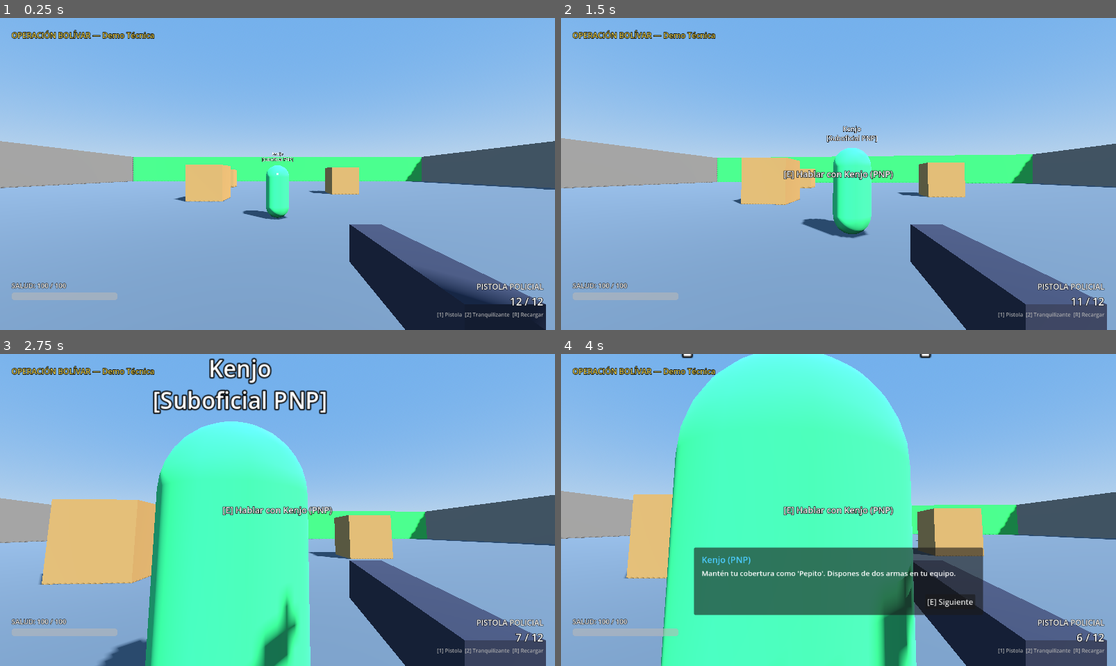
Above: before the commit, frames 1-4 (two rows, left to right).
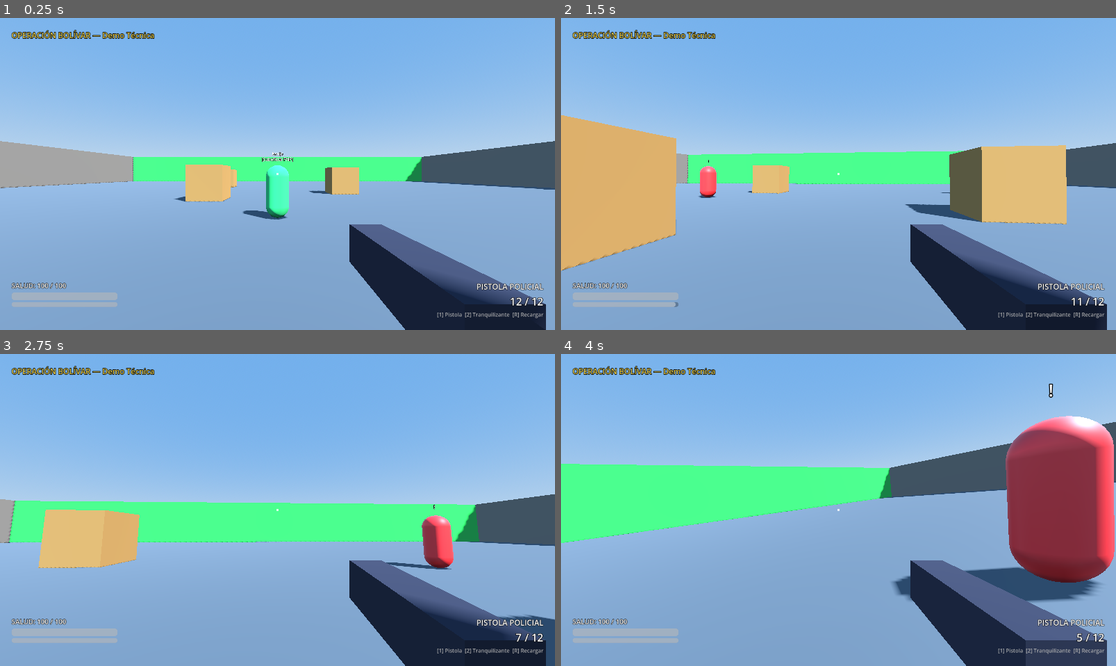
Above: after the commit, the same moments.

Repository: Juanguz095/juegaso3D
Game: Godot game, scene res://scenas/mundo/nivel_demo.tscn
Same seed, same stepped clock (60 frames per second), same inputs: the game is played once before the commit and once after it.
Inputs (mouse positions are in pixels of both pictures, inside the frame that each line leads up to):
- Up to frame 1 (0.25 s): no input
- Up to frame 2 (1.5 s): tap Enter (ui_accept) at 0.5 s; move the mouse to (866, 174) at 0.52 s; hold Shift (correr) 0.53-1.28 s; hold W (mover_adelante) from 0.53 s (still down); tap Ctrl (agacharse) at 0.6 s; click (866, 174) at 0.67 s; tap Space (saltar) at 0.77 s; move the mouse to (810, 174) at 1.27 s; tap Shift (correr) at 1.35 s
- Up to frame 3 (2.75 s): keep holding W (mover_adelante); tap Space (saltar) at 1.52 s; click (249, 510) at 1.55 s; move the mouse to (288, 503) at 2.02 s; press the mouse at (288, 503) at 2.03 s; tap F (interactuar, bound only after the commit) at 2.3 s
- Up to frame 4 (4 s): move the mouse to (832, 516) at 2.77 s; release the mouse at (832, 516) at 2.78 s; tap F (interactuar, bound only after the commit) at 2.85 s; click (832, 516) at 2.92 s; tap Space (saltar) at 3.02, 3.77 s; tap E (interactuar, bound only before the commit) at 3.05 s; move the mouse to (1005, 556) at 3.52 s; release W (mover_adelante) at 3.53 s; hold A (mover_izquierda) from 3.53 s (still down); hold E (interactuar, bound only before the commit) from 3.53 s (still down); click (1005, 556) at 3.67 s; tap G (trepar, bound only after the commit) at 3.8 s

The runs differ from the first frame. In frame 1, 0.3% of the frame differs, in the area x 2-22%, y 91-93%; in frame 2, 21%; in frame 3, 33%; in frame 4, 66%, in the area x 0-100%, y 0-100%.

Commit message:
- Movimiento WASD, sprint (Shift), salto, gravedad - Agacharse (Ctrl): transicion suave, reduce velocidad, bloquea salto - Trepar (G): detecta SuperficieTrepable, mueve jugador al destino - Lean/QE: asomarse izq/der con tilt visual y desplazamiento lateral - Slide (Ctrl+Shift): ráfaga de velocidad al correr y agacharse - Stamina: barra de resistencia, se agota al correr, regenera al 50% - Daño por caída: aplica daño al caer desde alturas mayores a 3 unidades - HUD: barra de salud, barra de stamina, arma y municion - SuperficieTrepable: componente para marcar paredes trepables (verde) - Nivel demo: pared norte marcada como trepable"

Diff:
--- a/scenas/interfaz/hud.tscn
+++ b/scenas/interfaz/hud.tscn
@@ -127,6 +127,12 @@
 value = 100.0
 show_percentage = false
 
+[node name="BarraStamina" type="ProgressBar" parent="ContenedorHUD/Margen/Contenido/Inferior/SaludContainer"]
+custom_minimum_size = Vector2(0, 10)
+layout_mode = 2
+value = 100.0
+show_percentage = false
+
 [node name="Espacio" type="Control" parent="ContenedorHUD/Margen/Contenido/Inferior"]
 layout_mode = 2
 size_flags_horizontal = 3
--- a/scripts/entidades/jugador.gd
+++ b/scripts/entidades/jugador.gd
@@ -6,6 +6,8 @@
 signal prompt_interaccion_cambiado(texto: String)
 signal dialogo_iniciado(hablante: String, lineas: Array[String])
 signal estado_agachado_cambiado(agachado: bool)
+signal dano_por_caida(cantidad: float)
+signal stamina_cambiada(actual: float, maxima: float)
 
 @export var velocidad_caminar: float = 5.0
 @export var velocidad_correr: float = 8.0
@@ -21,6 +23,20 @@
 @export var distancia_trepar: float = 1.5
 @export var altura_max_trepar: float = 2.5
 @export var velocidad_trepar: float = 3.0
+@export_group("Lean (Asomarse)")
+@export var angulo_lean: float = 6.0
+@export var velocidad_lean: float = 8.0
+@export_group("Slide")
+@export var velocidad_slide: float = 12.0
+@export var duracion_slide: float = 0.5
+@export var cooldown_slide: float = 1.0
+@export_group("Daño por caída")
+@export var altura_min_caida: float = 3.0
+@export var factor_dano_caida: float = 10.0
+@export_group("Stamina")
+@export var stamina_maxima: float = 100.0
+@export var velocidad_drenaje_stamina: float = 20.0
+@export var velocidad_regeneracion_stamina: float = 15.0
 
 @onready var pivote_camara: Node3D = $PivoteCamara
 @onready var camara: Camera3D = $PivoteCamara/Camara3D
@@ -45,12 +61,28 @@
 var esta_trepando: bool = false
 var objetivo_trepar: Vector3 = Vector3.ZERO
 
+var lean_objetivo: float = 0.0
+var lean_actual: float = 0.0
+var posicion_original_camara: Vector3
+
+var en_slide: bool = false
+var tiempo_slide: float = 0.0
+var tiempo_ultimo_slide: float = -10.0
+var direccion_slide: Vector3 = Vector3.ZERO
+
+var en_aire: bool = false
+var altura_despegue: float = 0.0
+var stamina_actual: float = 100.0
+var stamina_agotada: bool = false
+
 func _ready() -> void:
 	_asegurar_mapeo_entradas()
 	capturar_raton(true)
 	_inicializar_armas()
 	_actualizar_datos_arma_ui()
 	componente_salud.murio.connect(_al_morir)
+	posicion_original_camara = pivote_camara.position
+	stamina_actual = stamina_maxima
 
 func _input(event: InputEvent) -> void:
 	if event is InputEventMouseMotion and raton_capturado and not en_dialogo:
@@ -81,9 +113,24 @@
 func _physics_process(delta: float) -> void:
 	_procesar_agacharse(delta)
 	_procesar_trepar(delta)
+	_procesar_slide(delta)
+	_procesar_dano_caida()
+	_procesar_lean(delta)
+	_procesar_stamina(delta)
 
 	if not esta_trepando and not is_on_floor():
 		velocity.y -= gravedad * delta
+		if not en_aire:
+			en_aire = true
+			altura_despegue = global_position.y
+	else:
+		if en_aire:
+			var caida: float = altura_despegue - global_position.y
+			if caida > altura_min_caida:
+				var dano: float = (caida - altura_min_caida) * factor_dano_caida
+				componente_salud.recibir_dano(dano)
+				dano_por_caida.emit(dano)
+			en_aire = false
 
 	if en_dialogo:
 		velocity.x = move_toward(velocity.x, 0.0, velocidad_caminar)
@@ -102,7 +149,10 @@
 	var input_dir: Vector2 = Input.get_vector("mover_izquierda", "mover_derecha", "mover_adelante", "mover_atras")
 	var direccion: Vector3 = (transform.basis * Vector3(input_dir.x, 0, input_dir.y)).normalized()
 
-	if direccion != Vector3.ZERO:
+	if en_slide:
+		velocity.x = direccion_slide.x * velocidad_slide
+		velocity.z = direccion_slide.z * velocidad_slide
+	elif direccion != Vector3.ZERO:
 		velocity.x = direccion.x * velocidad_actual
 		velocity.z = direccion.z * velocidad_actual
 	else:
@@ -163,10 +213,8 @@
 	arma.municion_actual -= 1
 	municion_actualizada.emit(arma.municion_actual, arma.municion_maxima)
 
-	# Retroceso visual sutil
 	pivote_camara.rotation.x += deg_to_rad(1.0)
 
-	# Raycast de impacto
 	rayo_disparo.target_position = Vector3(0, 0, -arma.alcance)
 	rayo_disparo.force_raycast_update()
 
@@ -247,7 +295,7 @@
 func _obtener_velocidad_actual() -> float:
 	if esta_agachado:
 		return velocidad_agachado
-	if Input.is_action_pressed("correr"):
+	if Input.is_action_pressed("correr") and not stamina_agotada and stamina_actual > 0.0:
 		return velocidad_correr
 	return velocidad_caminar
 
@@ -297,6 +345,71 @@
 	global_position = objetivo_trepar
 	velocity = Vector3.ZERO
 
+func _procesar_lean(delta: float) -> void:
+	if en_slide or esta_trepando:
+		lean_objetivo = 0.0
+	else:
+		if Input.is_action_pressed("lean_izquierda"):
+			lean_objetivo = angulo_lean
+		elif Input.is_action_pressed("lean_derecha"):
+			lean_objetivo = -angulo_lean
+		else:
+			lean_objetivo = 0.0
+
+	lean_actual = lerpf(lean_actual, lean_objetivo, delta * velocidad_lean)
+	pivote_camara.rotation.z = deg_to_rad(lean_actual)
+	pivote_camara.position.x = posicion_original_camara.x - lean_actual * 0.15
+
+func _procesar_slide(delta: float) -> void:
+	if en_slide:
+		tiempo_slide -= delta
+		if tiempo_slide <= 0.0:
+			_en_finalizar_slide()
+		return
+
+	if Input.is_action_just_pressed("agacharse") and Input.is_action_pressed("correr") and is_on_floor():
+		_iniciar_slide()
+
+func _iniciar_slide() -> void:
+	var tiempo_actual: float = Time.get_ticks_msec() / 1000.0
+	if tiempo_actual - tiempo_ultimo_slide < cooldown_slide:
+		return
+
+	var input_dir: Vector2 = Input.get_vector("mover_izquierda", "mover_derecha", "mover_adelante", "mover_atras")
+	if input_dir == Vector2.ZERO:
+		return
+
+	en_slide = true
+	tiempo_slide = duracion_slide
+	tiempo_ultimo_slide = tiempo_actual
+	direccion_slide = (transform.basis * Vector3(input_dir.x, 0, input_dir.y)).normalized()
+	esta_agachado = true
+	estado_agachado_cambiado.emit(true)
+
+func _en_finalizar_slide() -> void:
+	en_slide = false
+	esta_agachado = false
+	estado_agachado_cambiado.emit(false)
+
+func _procesar_dano_caida() -> void:
+	pass
+
+func _procesar_stamina(delta: float) -> void:
+	var input_dir: Vector2 = Input.get_vector("mover_izquierda", "mover_derecha", "mover_adelante", "mover_atras")
+	var moviendose: bool = input_dir != Vector2.ZERO and is_on_floor()
+	var corriendo: bool = Input.is_action_pressed("correr") and not esta_agachado and not stamina_agotada and stamina_actual > 0.0
+
+	if corriendo and moviendose and not esta_agachado:
+		stamina_actual = maxf(stamina_actual - velocidad_drenaje_stamina * delta, 0.0)
+		if stamina_actual <= 0.0:
+			stamina_agotada = true
+	else:
+		stamina_actual = minf(stamina_actual + velocidad_regeneracion_stamina * delta, stamina_maxima)
+		if stamina_agotada and stamina_actual >= stamina_maxima * 0.5:
+			stamina_agotada = false
+
+	stamina_cambiada.emit(stamina_actual, stamina_maxima)
+
 func _asegurar_mapeo_entradas() -> void:
 	_agregar_tecla("mover_adelante", KEY_W)
 	_agregar_tecla("mover_atras", KEY_S)
@@ -304,12 +417,14 @@
 	_agregar_tecla("mover_derecha", KEY_D)
 	_agregar_tecla("saltar", KEY_SPACE)
 	_agregar_tecla("correr", KEY_SHIFT)
-	_agregar_tecla("interactuar", KEY_E)
+	_agregar_tecla("interactuar", KEY_F)
 	_agregar_tecla("recargar", KEY_R)
 	_agregar_tecla("arma_1", KEY_1)
 	_agregar_tecla("arma_2", KEY_2)
 	_agregar_tecla("agacharse", KEY_CTRL)
-	_agregar_tecla("trepar", KEY_F)
+	_agregar_tecla("trepar", KEY_G)
+	_agregar_tecla("lean_izquierda", KEY_Q)
+	_agregar_tecla("lean_derecha", KEY_E)
 	_agregar_raton("disparar", MOUSE_BUTTON_LEFT)
 
 func _agregar_tecla(accion: StringName, tecla: Key) -> void:
--- a/scripts/interfaz/hud.gd
+++ b/scripts/interfaz/hud.gd
@@ -10,6 +10,7 @@
 @onready var etiqueta_hablante: Label = $ContenedorHUD/Margen/Contenido/PanelDialogo/Margen/VBox/EtiquetaHablante
 @onready var etiqueta_texto_dialogo: Label = $ContenedorHUD/Margen/Contenido/PanelDialogo/Margen/VBox/EtiquetaTexto
 @onready var boton_continuar: Button = $ContenedorHUD/Margen/Contenido/PanelDialogo/Margen/VBox/BotonContinuar
+@onready var barra_stamina: ProgressBar = $ContenedorHUD/Margen/Contenido/Inferior/SaludContainer/BarraStamina
 
 var lineas_actuales: Array[String] = []
 var indice_linea: int = 0
@@ -33,6 +34,8 @@
 		jugador.municion_actualizada.connect(actualizar_municion)
 	if jugador.has_signal("prompt_interaccion_cambiado"):
 		jugador.prompt_interaccion_cambiado.connect(actualizar_prompt)
+	if jugador.has_signal("stamina_cambiada"):
+		jugador.stamina_cambiada.connect(actualizar_stamina)
 
 func _input(event: InputEvent) -> void:
 	if panel_dialogo.visible and (event.is_action_pressed("interactuar") or event.is_action_pressed("ui_accept")):
@@ -82,3 +85,7 @@
 	panel_dialogo.visible = false
 	if jugador_ref and jugador_ref.has_method("establecer_en_dialogo"):
 		jugador_ref.establecer_en_dialogo(false)
+
+func actualizar_stamina(actual: float, maxima: float) -> void:
+	barra_stamina.max_value = maxima
+	barra_stamina.value = actual
